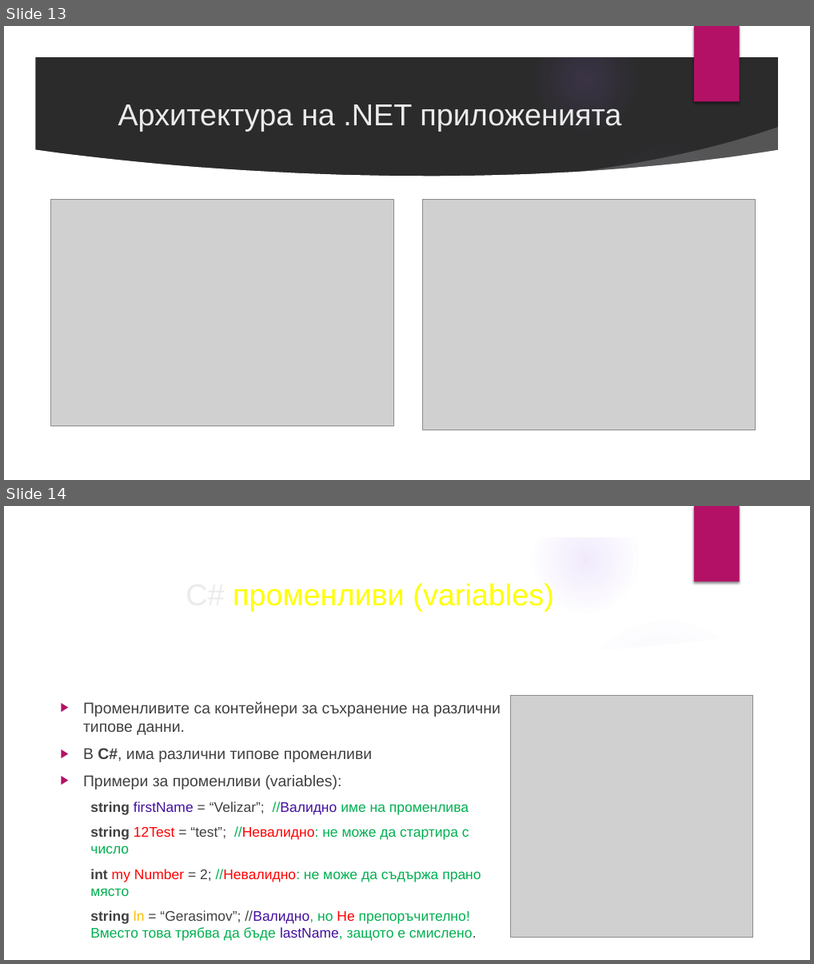
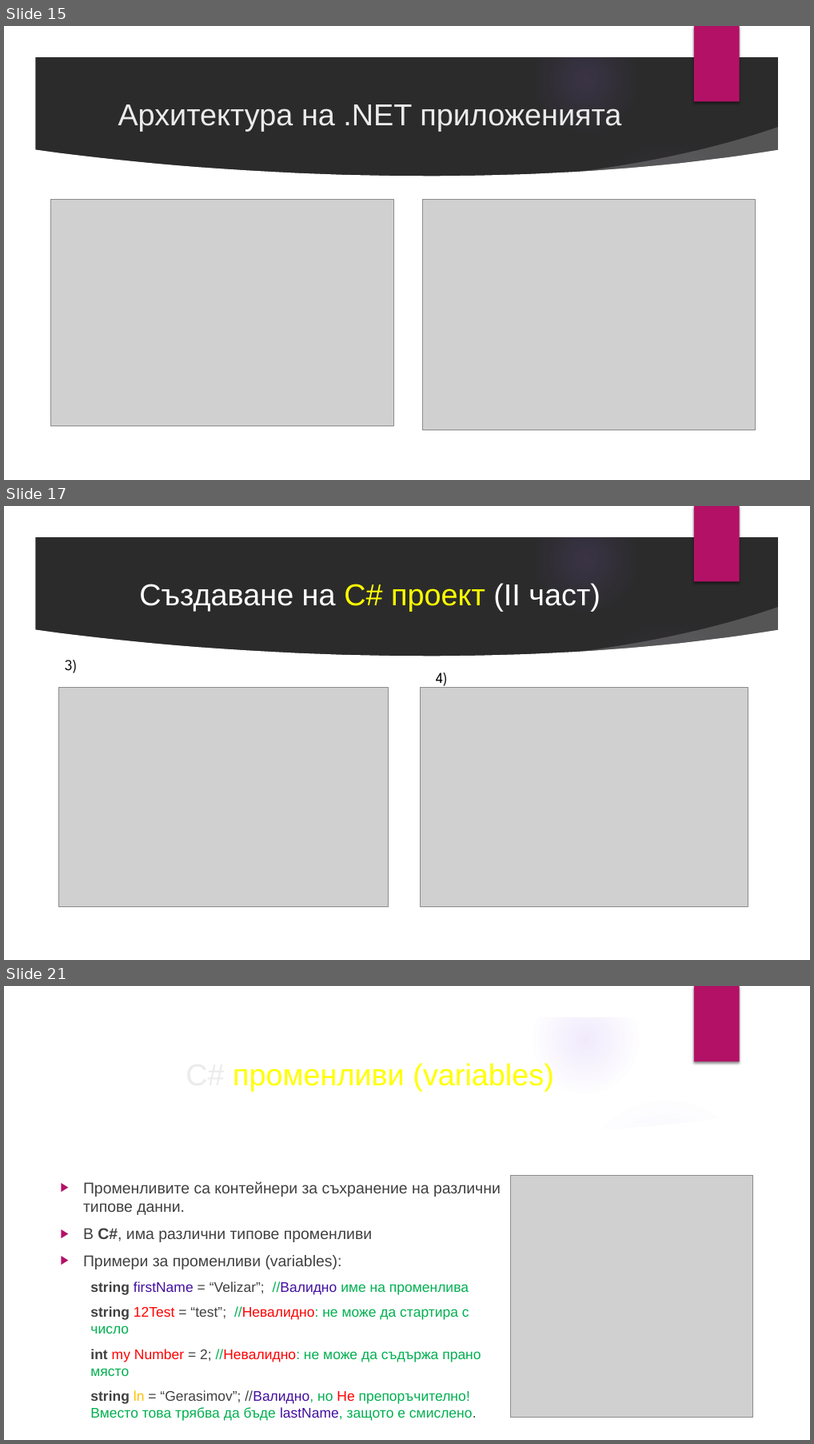
Before and after one commit to velizar92/CSharp-Programming-Presentations, a slide deck: C# Basics.pptx. Shown one above the other, each under a label of ours: slides 13 and 14 before the commit, slides 15, 17 and 21 after it; the slides between them are not shown. The pictures are 814x964 and 814x1444 pixels, drawn with LibreOffice and Linux fonts; fonts in the diff are those of the drawing; grey boxes stand for pictures; background and template pictures are left out; a plain dark background stands for a picture behind light text. Boxes give left, top, right and bottom in pixels: in the first picture for what was removed or moved away, otherwise in the second. Text is boxed around its words. In the diff, an @@ line names an element or a change of style, - is before the commit and + after.

```diff
--- a/C# Basics.pptx
+++ b/C# Basics.pptx
@@ slide 17 added at [4,506,810,960], background picture (left out); not listed: 9 template elements that a slide beside it also shows @@
@@ title added at [139,583,600,612], 36 pt, text #FFFFFF @@
+Създаване на C# проект (II част)
@@ text added at [65,660,77,673], 18 pt, text #000000 @@
+3)
@@ text added at [436,672,448,688], 18 pt, text #000000 @@
+4)
@@ picture added at [59,687,389,906] @@
@@ picture added at [421,687,749,906] @@
@@ what was slide 13 is now slide 15 @@
@@ what was slide 14 is now slide 21 @@
```
Also in this commit, not shown: 5 slides changed, 7 other slides added, 1 slide removed.
